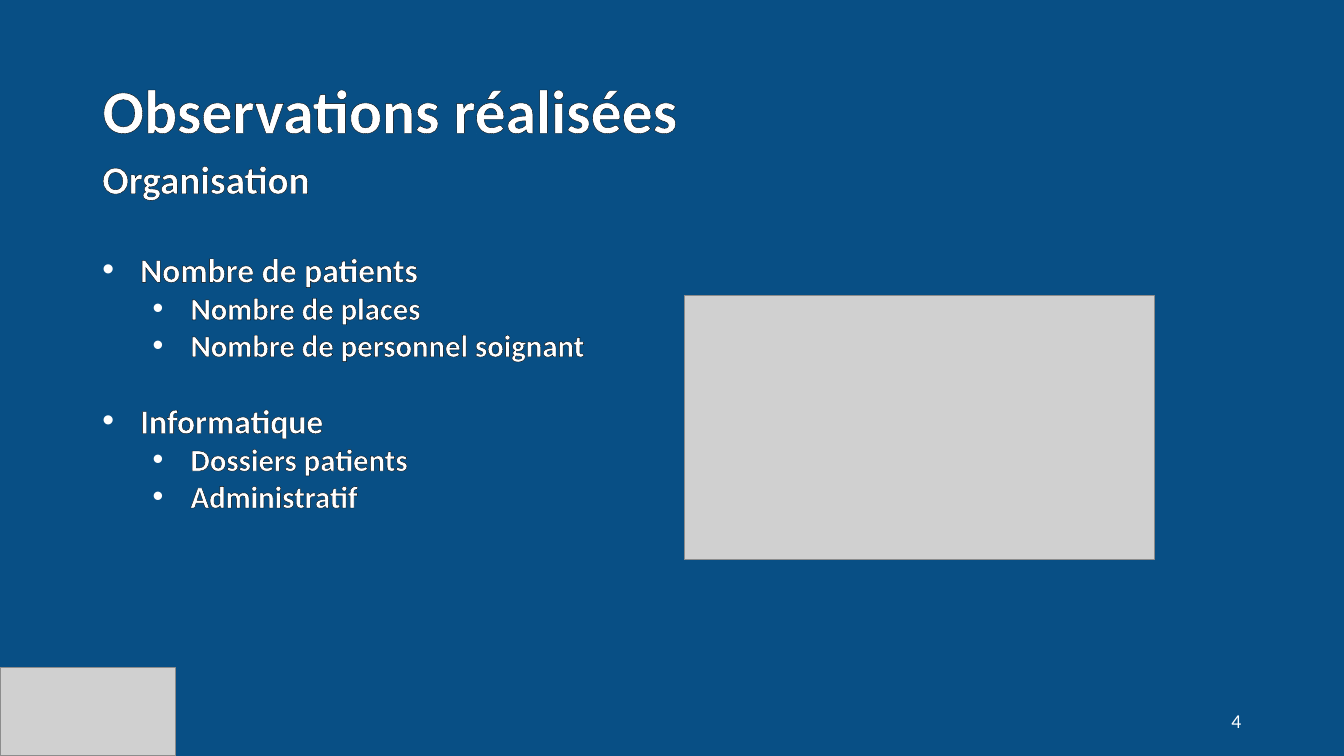
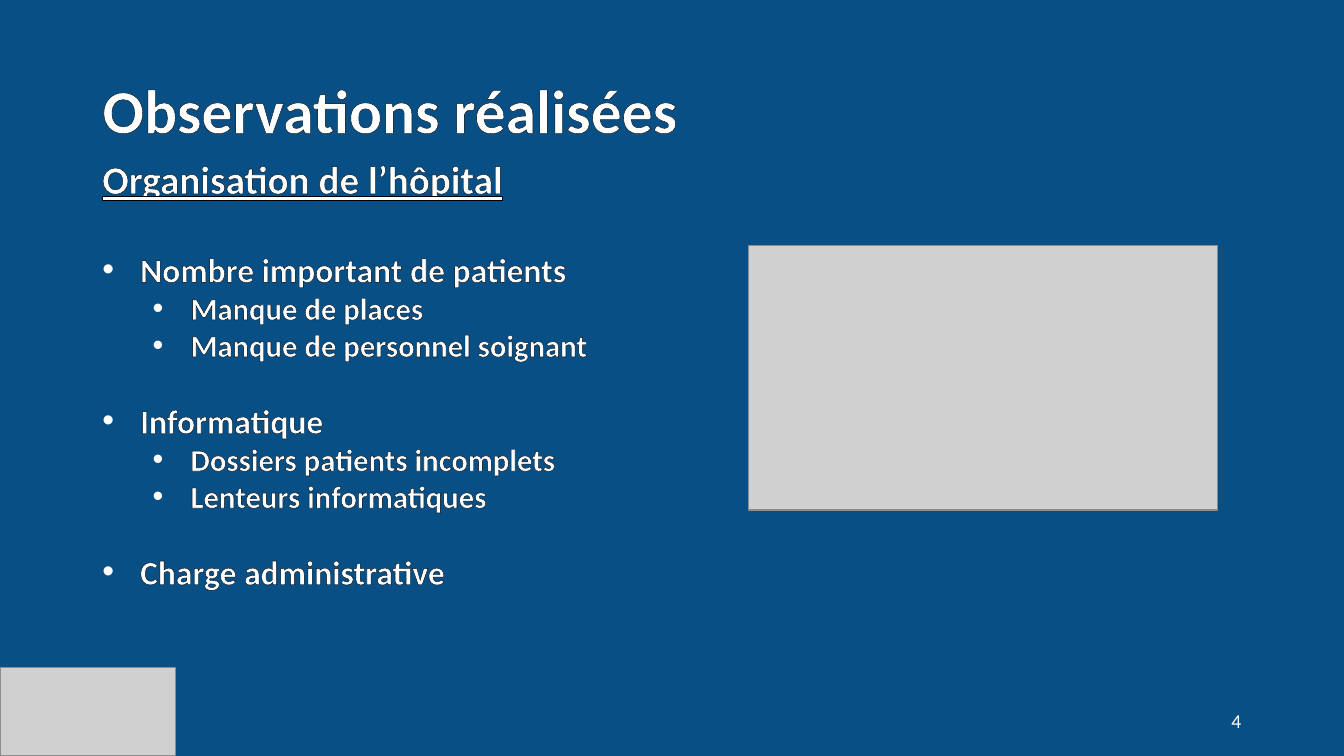
Before and after one commit to tristanlepare/rapport-de-stage-neurologie, a slide deck: slide 4 of Présentation rapport de stage/Présentation rapport de stage en neurologie.pptx. Drawn at 1344x756 pixels with LibreOffice and Linux fonts; fonts in the diff are those of the drawing; grey boxes stand for pictures. Boxes give left, top, right and bottom in pixels: in the first picture for what was removed or moved away, otherwise in the second. Text is boxed around its words. In the diff, an @@ line names an element or a change of style, - is before the commit and + after.

```diff
--- a/Présentation rapport de stage/Présentation rapport de stage en neurologie.pptx
+++ b/Présentation rapport de stage/Présentation rapport de stage en neurologie.pptx
@@ text at bbox=[102, 165, 587, 362]: text changed @@
-Organisation
-• Nombre de patients
-  • Nombre de places
-  • Nombre de personnel soignant
+Organisation de l’hôpital
+• Nombre important de patients
+  • Manque de places
+  • Manque de personnel soignant
@@ picture: place and size @@
-picture at bbox=[685, 295, 1154, 560]
+picture at bbox=[748, 246, 1218, 510]
@@ text at bbox=[140, 449, 555, 591]: text changed @@
-  • Dossiers patients
-  • Administratif
+  • Dossiers patients incomplets
+  • Lenteurs informatiques
+• Charge administrative
```
Also in this commit, not shown: 5 other slides changed, 3 other files.
